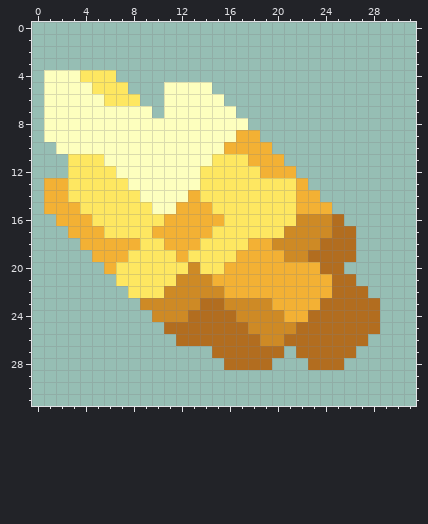
File history of a pixel-art sprite, assets/sprites/items/lightning-stone.png. This is how it looked before the edit.
The file is 32x32 pixels.
The result:
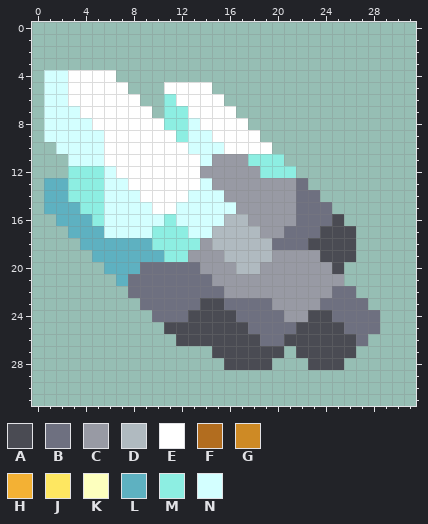
Palette (. is transparent): A #4a4b53  B #6e7080  C #989aa4  D #b0bac0  E #ffffff  F #b26d1f  G #ce8a25  H #f3b134  J #fee761  K #fdffbe  L #5eb1c1  M #8deee2  N #d3ffff
What changed:
Changed rows in their new state; - is an unchanged pixel.
first column x 1:
 4 NNEEEE----------------------
 5 NNEEEEE---EEEE--------------
 6 NNEEEEEE--MEEEE-------------
 7 NNNEEEEEE-MMEEEE------------
 8 NNNNEEEEEEMMNEEEE-----------
 9 NNNNNEEEEEEMNNEEEE----------
10 -NNNNEEEEEEENNNEEEE---------
11 --NNNEEEEEEEENCCCMMM--------
12 --MMMNEEEEEEECCCCCMMM-------
13 LLMMMNNEEEEEENCCCCCCCB------
14 LLMMMNNNEEEENNNCCCCCCBB-----
15 LLLMMNNNNEENNNNNCCCCCBBB----
16 -LLLMNNNNNMNNNNDDCCCCBBBA---
17 --LLLNNNNMMMNNDDDDCCBBBAAA--
18 ---LLLLLLMMMMCDDDDDBBBAAAA--
19 ----LLLLLLMMCCCDDDDCCCCAAA--
20 -----LLLBBBBBCCCDDCCCCCCA---
21 ------LBBBBBBBCCCCCCCCCCC.--
22 -------BBBBBBBBCCCCCCCCCBB.-
23 --------BBBBBAABBBBCCCCBBBB.
24 ---------BBBAAAABBBBCCAABBBB
25 ----------AAAAAAABBBBAAAABBB
26 -----------AAAAAAABBAAAAAAB-
27 --------------AAAAAA-AAAAA--
28 ---------------AAAA---AAA---
Boxes around the changes in both pictures, in picture pixels (x1, y1, x2, y2):
changed: (44, 70, 380, 370)
